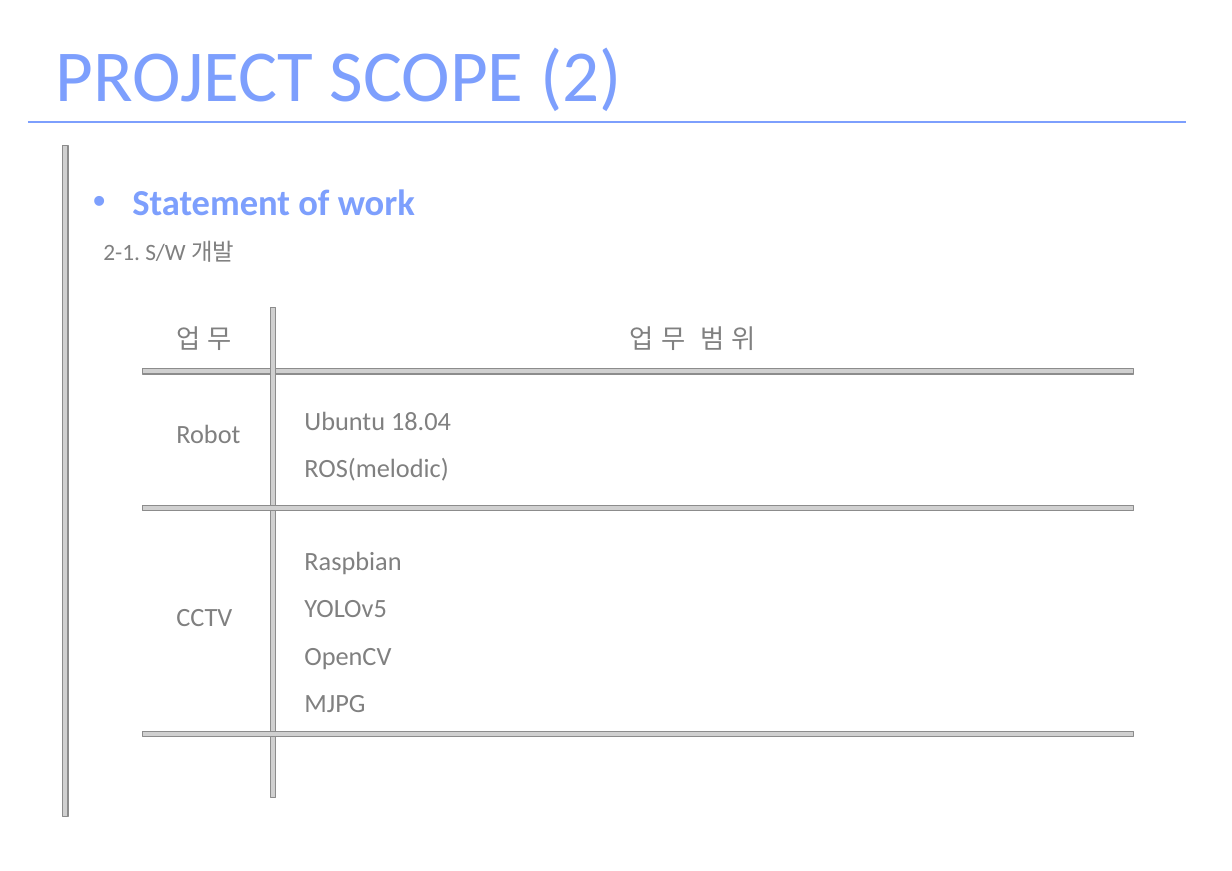
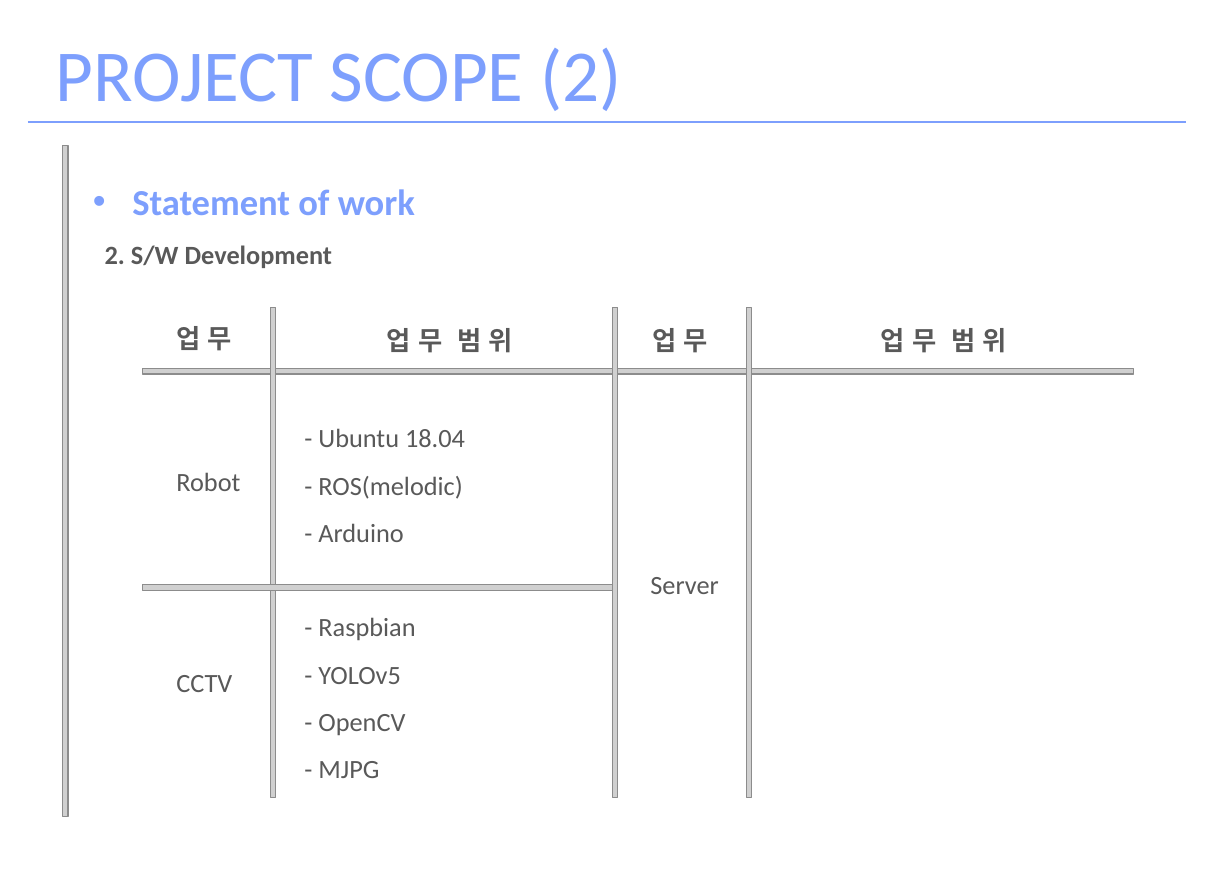
Before and after one commit to OhJaeGeun/IOT3_Project_helper_bot, a slide deck: slide 9 of Portfolio/HELPER_BOT_2.pptx. Drawn at 1232x871 pixels with LibreOffice and Linux fonts; fonts in the diff are those of the drawing; grey boxes stand for pictures. Boxes give left, top, right and bottom in pixels: in the first picture for what was removed or moved away, otherwise in the second. Text is boxed around its words. In the diff, an @@ line names an element or a change of style, - is before the commit and + after.

```diff
--- a/Portfolio/HELPER_BOT_2.pptx
+++ b/Portfolio/HELPER_BOT_2.pptx
@@ text at <box>105,245,332,268</box>: text changed; size 16 to 18 pt; text colour #808080 to #595959; bold on @@
-2-1. S/W 개발
+2. S/W Development
@@ text "업 무" at <box>176,326,232,351</box>: text colour #808080 to #595959, bold on @@
@@ text "업 무 범 위" at <box>387,328,513,353</box>: text colour #808080 to #595959, bold on @@
@@ text "업 무 범 위": place and size @@
-text "업 무 범 위" at <box>629,326,756,350</box>
+text "업 무 범 위" at <box>387,328,513,353</box>
@@ picture added at <box>613,307,618,797</box> @@
@@ text added at <box>652,328,708,353</box>, 18 pt, text #595959, bold @@
+업 무
@@ picture added at <box>746,307,751,797</box> @@
@@ text added at <box>881,328,1007,353</box>, 18 pt, text #595959, bold @@
+업 무 범 위
@@ text at <box>318,428,465,542</box>: text changed; text colour #808080 to #595959 @@
-Ubuntu 18.04
-ROS(melodic)
+- Ubuntu 18.04
+- ROS(melodic)
+- Arduino
@@ text "Robot": place and size @@
-text "Robot" at <box>176,425,240,443</box>
+text "Robot" at <box>176,472,240,491</box>
@@ text "Robot" at <box>176,472,240,491</box>: text colour #808080 to #595959 @@
@@ picture: place and size @@
-picture at <box>142,505,1134,511</box>
+picture at <box>142,584,616,591</box>
@@ text added at <box>650,577,718,594</box>, 18 pt, text #595959 @@
+Server
@@ text at <box>318,617,415,778</box>: text changed; text colour #808080 to #595959 @@
-Raspbian
-YOLOv5
-OpenCV
-MJPG
+- Raspbian
+- YOLOv5
+- OpenCV
+- MJPG
@@ text "CCTV" at <box>176,675,232,692</box>: text colour #808080 to #595959 @@
@@ text "CCTV": place and size @@
-text "CCTV" at <box>176,609,232,626</box>
+text "CCTV" at <box>176,675,232,692</box>
@@ picture removed at <box>142,731,1134,736</box> @@
```
Also in this commit, not shown: 9 other slides changed, 12 slides added, 9 slides removed, 3 other files.
